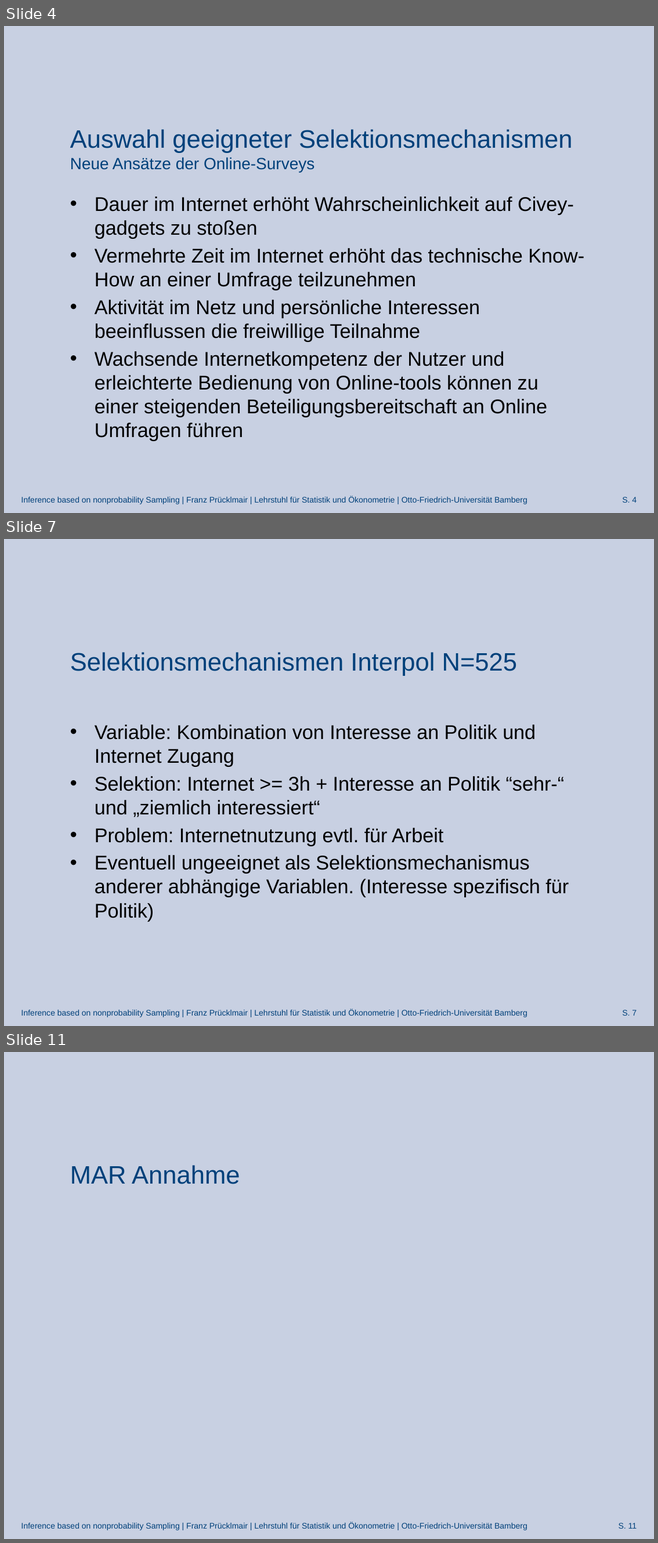
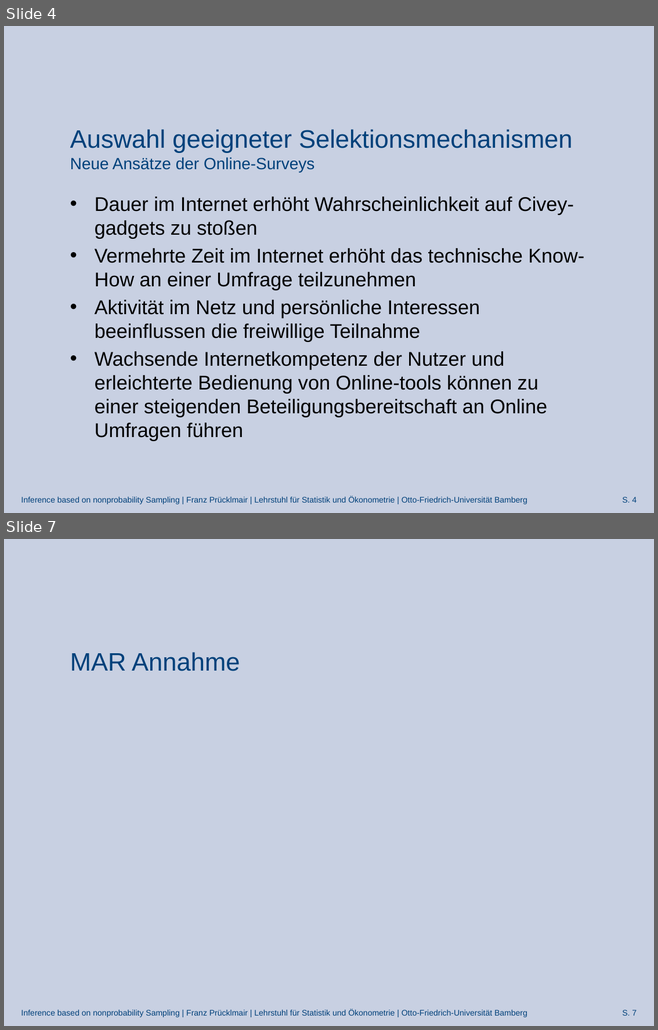
Before and after one commit to FranzPruecklmair/Civey, a slide deck: Präsentation_JF_29.04.2022.pptx. Shown one above the other, each under a label of ours: slides 4, 7 and 11 before the commit, slides 4 and 7 after it; the slides between them are not shown. The pictures are 658x1543 and 658x1030 pixels, drawn with LibreOffice and Linux fonts; fonts in the diff are those of the drawing; grey boxes stand for pictures; background and template pictures are left out. Boxes give left, top, right and bottom in pixels: in the first picture for what was removed or moved away, otherwise in the second. Text is boxed around its words. In the diff, an @@ line names an element or a change of style, - is before the commit and + after.

Commit message:
Präsi + Internet dauer SAR Annahme Korrigiert

```diff
--- a/Präsentation_JF_29.04.2022.pptx
+++ b/Präsentation_JF_29.04.2022.pptx
@@ slide 7 removed at bbox=[4, 539, 654, 1026], background picture (left out); not listed: 2 template elements that a slide beside it also shows @@
@@ title removed at bbox=[70, 652, 517, 676] @@
-Selektionsmechanismen Interpol N=525
@@ text removed at bbox=[94, 725, 568, 921] @@
-• Variable: Kombination von Interesse an Politik und Internet Zugang
-• Selektion: Internet >= 3h + Interesse an Politik “sehr-“ und „ziemlich interessiert“
-• Problem: Internetnutzung evtl. für Arbeit
-• Eventuell ungeeignet als Selektionsmechanismus anderer abhängige Variablen. (Interesse spezifisch für Politik)
@@ what was slide 11 is now slide 7 @@
@@ page number at bbox=[622, 1010, 636, 1016]: text changed @@
-S. 11
+S. 7
```
Also in this commit, not shown: 8 slides changed, 6 slides added, 9 other slides removed, 2 other files.
